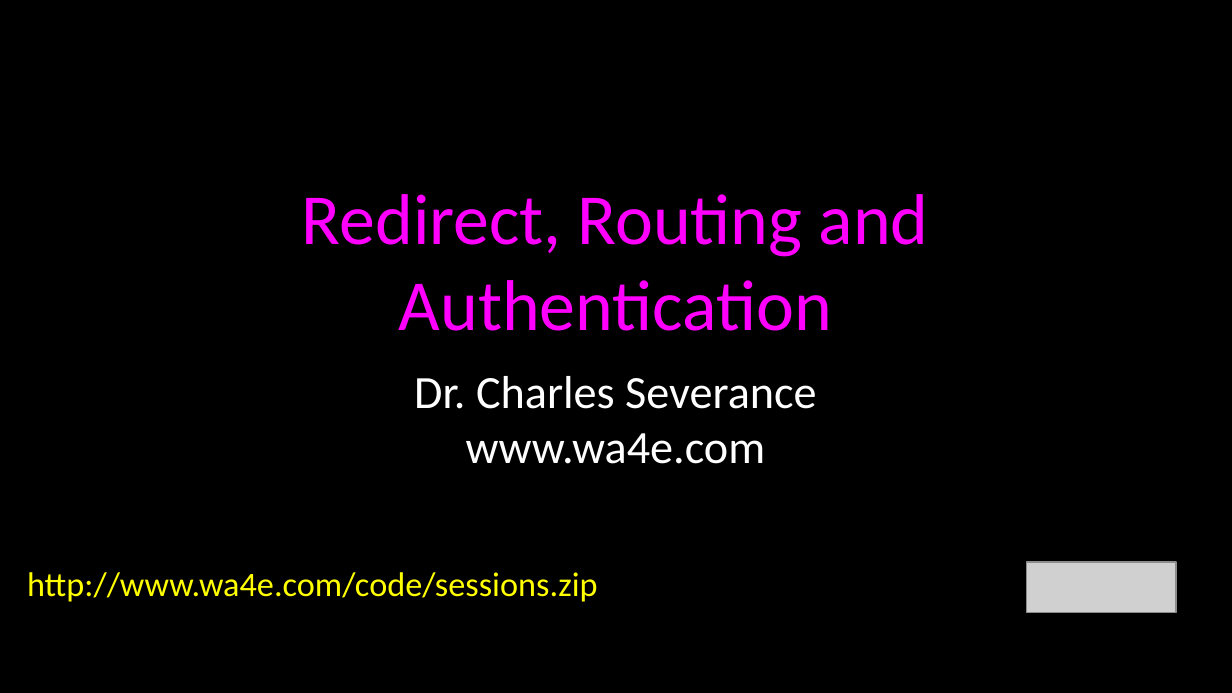
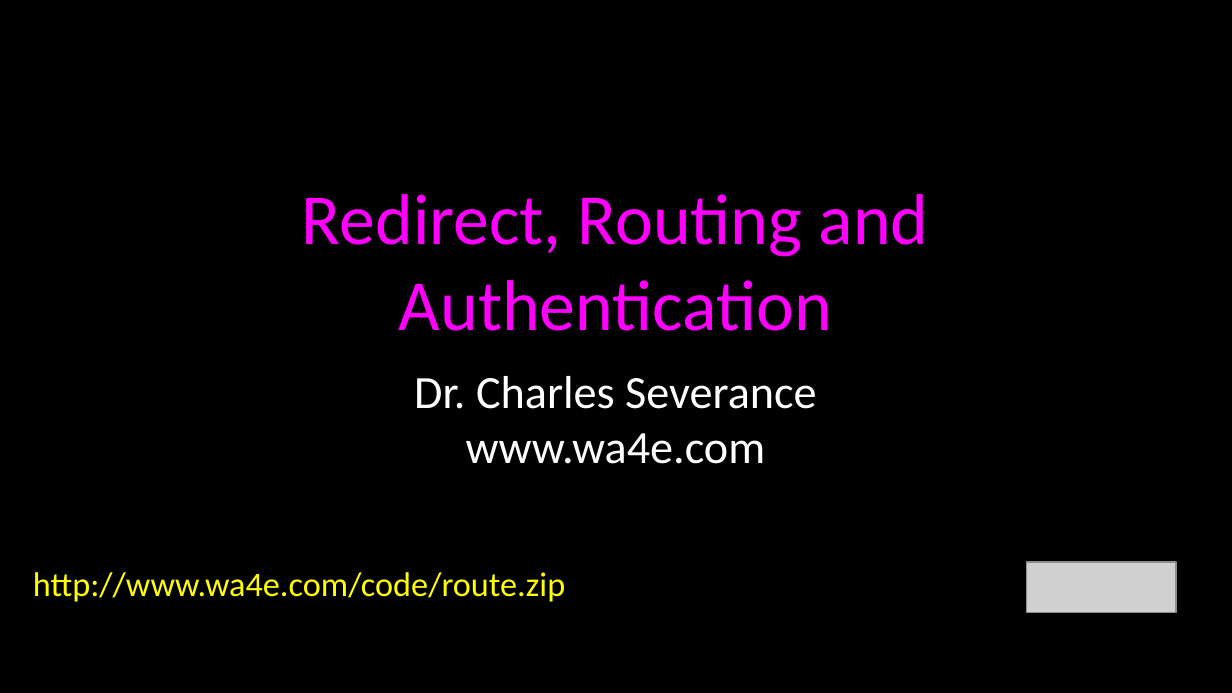
Before and after one commit to csev/wa4e, a slide deck: slide 1 of lectures/PHP-08-POST-Redirect-Authn.ppt. Drawn at 1232x693 pixels with LibreOffice and Linux fonts; fonts in the diff are those of the drawing; grey boxes stand for pictures. Boxes give left, top, right and bottom in pixels: in the first picture for what was removed or moved away, otherwise in the second. Text is boxed around its words. In the diff, an @@ line names an element or a change of style, - is before the commit and + after.

Commit message:
Add route code

```diff
--- a/lectures/PHP-08-POST-Redirect-Authn.ppt
+++ b/lectures/PHP-08-POST-Redirect-Authn.ppt
@@ text at (33,572,565,602): text changed @@
-http://www.wa4e.com/code/sessions.zip
+http://www.wa4e.com/code/route.zip
```
Also in this commit, not shown: 1 other slide changed, 7 other files.
